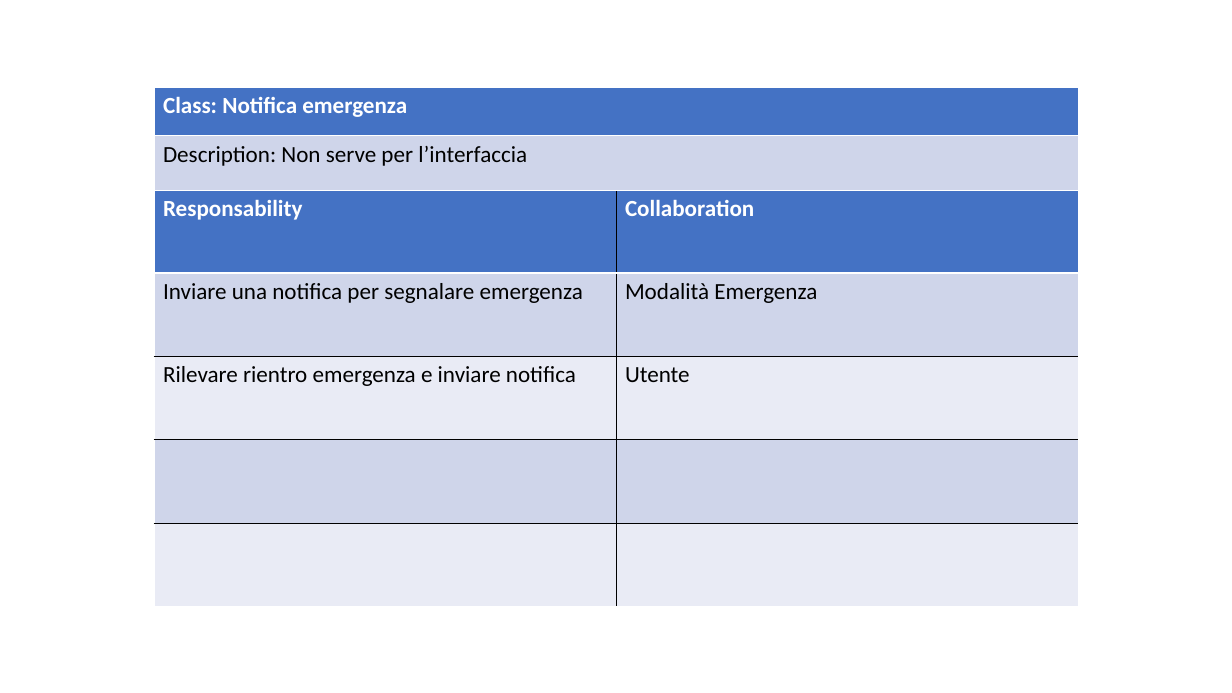
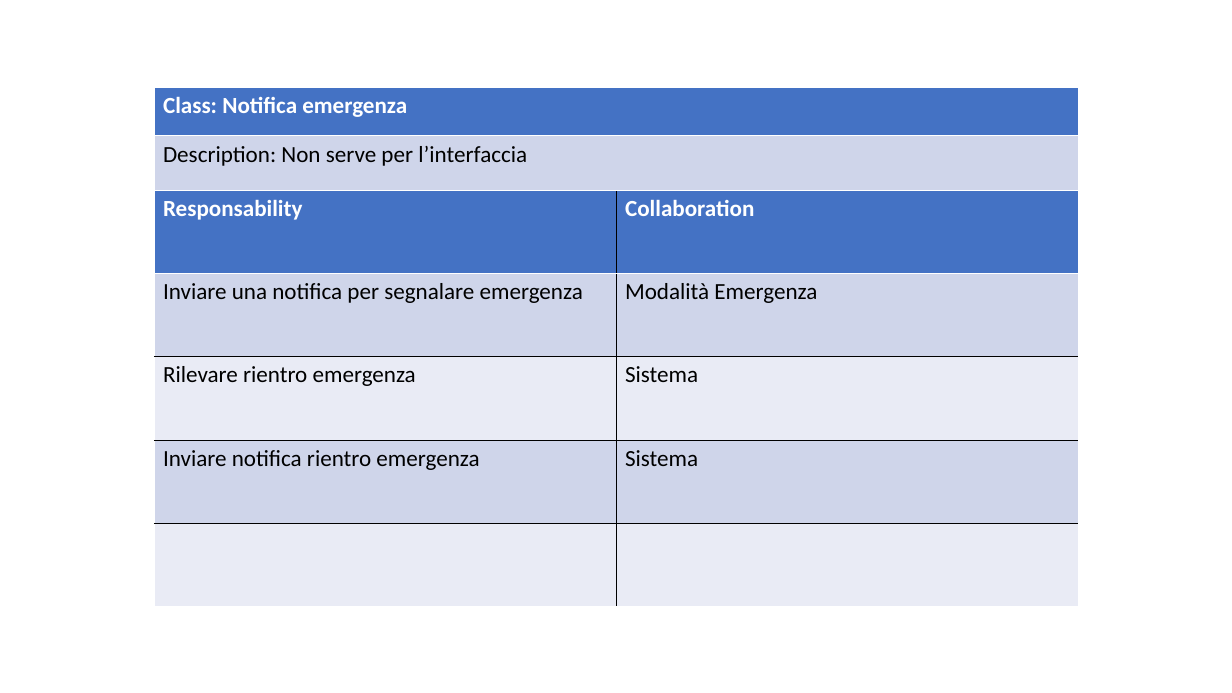
Before and after one commit to ecorradini/ProgettoIDS, a slide deck: slide 4 of AnalisiRequisiti/CRC/UT4/CRC_UT4.ppt. Drawn at 1232x693 pixels with LibreOffice and Linux fonts; fonts in the diff are those of the drawing. Boxes give left, top, right and bottom in pixels: in the first picture for what was removed or moved away, otherwise in the second. Text is boxed around its words. In the diff, an @@ line names an element or a change of style, - is before the commit and + after.

```diff
--- a/AnalisiRequisiti/CRC/UT4/CRC_UT4.ppt
+++ b/AnalisiRequisiti/CRC/UT4/CRC_UT4.ppt
@@ table at bbox=[154, 189, 1078, 606] @@
-row 3: Rilevare rientro emergenza e inviare notifica | Utente
+row 3: Rilevare rientro emergenza | Sistema
+row 4: Inviare notifica rientro emergenza | Sistema
-row 5:  | 
@@ line spacing 1 to 0.98 @@
@@ borders changed @@
```
Also in this commit, not shown: 9 other slides changed, 1 other file.
